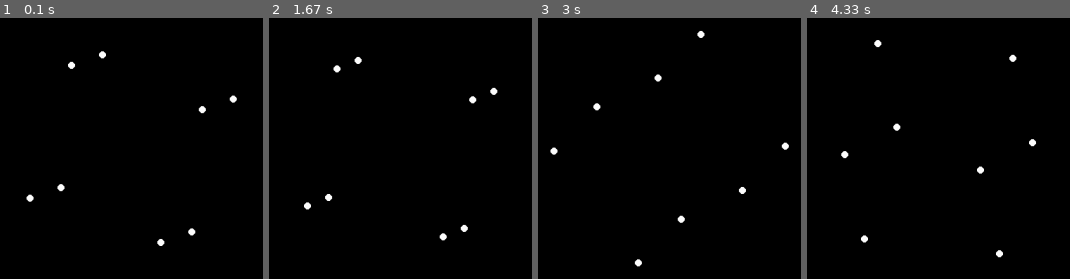
Above: before the commit, frames 1-4 (left to right).
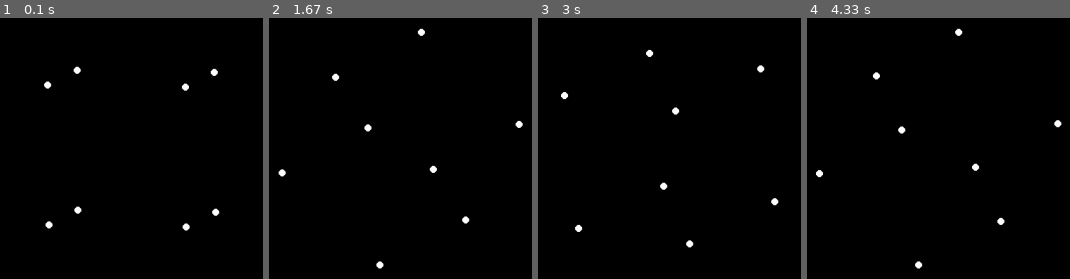
Above: after the commit, the same moments.

Repository: SteakFisher/pyGameEngine
Game: pygame game, started from main.py
The game is run twice, just before and just after one commit, with the same random seed, the same clock (stepped at 60 frames per second) and the same inputs.
Inputs:
- Up to frame 1 (0.1 s): no input
- Up to frame 2 (1.67 s): no input
- Up to frame 3 (3 s): no input
- Up to frame 4 (4.33 s): no input

The runs differ from the first frame. In frame 1, 1.1% of the frame differs, in the area x 9-91%, y 12-88%; in frame 2, 1.1%; in frame 3, 1.1%, in the area x 4-96%, y 4-96%; in frame 4, 1.1%.

Commit message:
Refactored orthographic projection to be class specific

Diff:
--- a/classes/Cube.py
+++ b/classes/Cube.py
@@ -1,4 +1,3 @@
-import math
 from typing import List
 
 from utils.types import Position, Rotation
@@ -56,3 +55,15 @@
             new.append(vertex)
 
         self.vertices = np.array(new)
+
+    def orthographic_project(self):
+        projectionMatrix = np.array([
+            [1, 0, 0],
+            [0, 1, 0]
+        ])
+
+        projected = []
+        for vertex in self.vertices:
+            projected.append(np.matmul(projectionMatrix, vertex))
+
+        return projected
--- a/main.py
+++ b/main.py
@@ -3,7 +3,6 @@
 import pygame
 from pygame import Color
 
-from utils.orthographic import orthographic_projection
 
 from classes.Cube import Cube
 from classes.Camera import Camera
@@ -31,18 +30,18 @@
 
     screen.fill("black")
 
-    cube1.rotate({'x': 1, 'y': 2, 'z': 3})
+    cube1.rotate({'x': 1, 'y': 2, 'z': 0})
 
-    print(environment[0])
 
-    projectedCubes = orthographic_projection(environment)
 
-    for cube in projectedCubes:
-        for vertex in cube:
-            pygame.draw.circle(screen, Color(255,255,255), ((screen_width/2 + (vertex[0] * scale)), (screen_height/2 + (vertex[1] * scale))), 5)
+    for item in environment:
+        projected = item.orthographic_project()
+
+        for vertex in projected:
+            pygame.draw.circle(screen, Color(255, 255, 255),
+                               ((screen_width / 2 + (vertex[0] * scale)), (screen_height / 2 + (vertex[1] * scale))), 5)
 
     # pygame.draw.line(screen, Color(255, 255, 255), (0, 100), (100, 100))
-
 
     pygame.display.flip()
 
--- a/utils/orthographic.py
+++ /dev/null
@@ -1,21 +0,0 @@
-from typing import List
-
-import numpy as np
-
-from classes import Cube
-
-
-def orthographic_projection (env: List[Cube]) -> List[Cube]:
-    projectionMatrix = np.array([
-        [1,0,0],
-        [0,1,0]
-    ])
-    cubes = []
-
-    for cube in env:
-        projected = []
-        for vertex in cube.vertices:
-            projected.append(np.matmul(projectionMatrix, vertex))
-        cubes.append(projected)
-
-    return cubes
